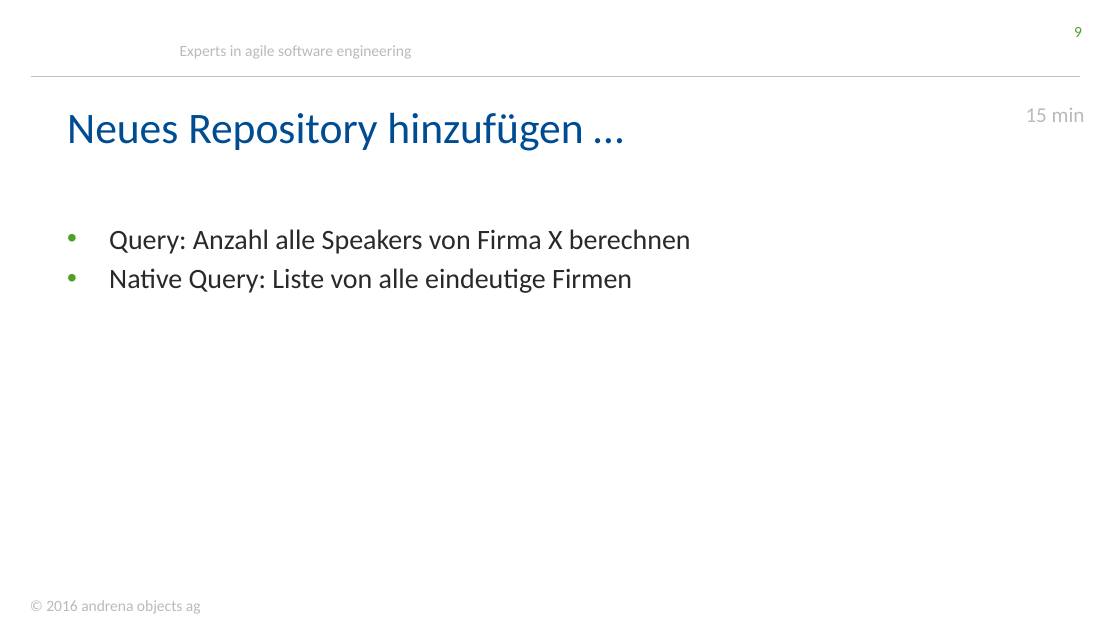
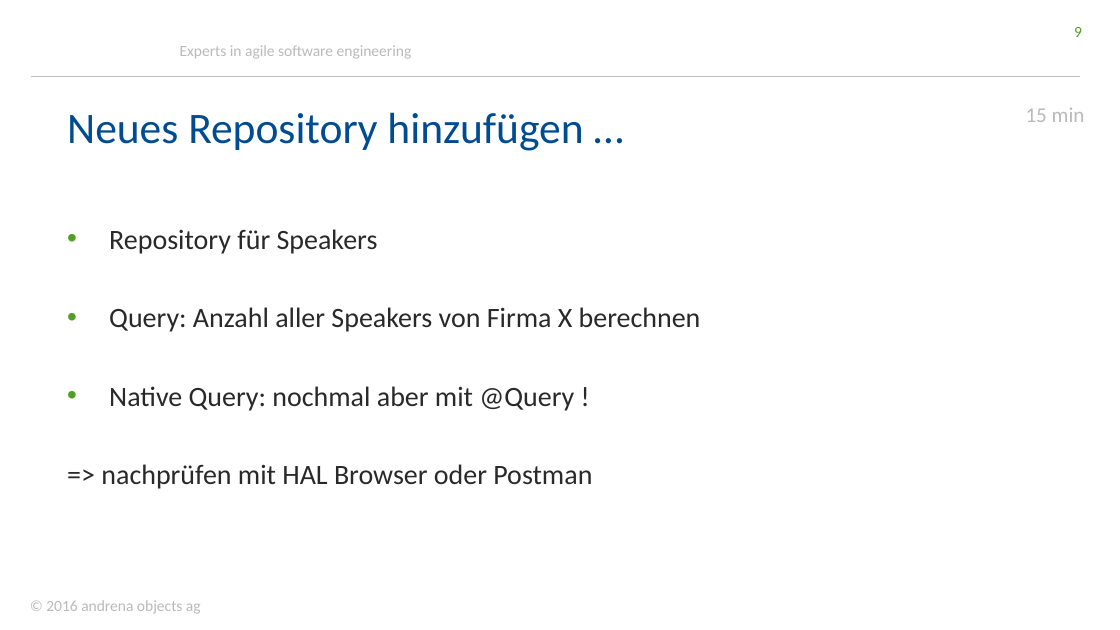
Before and after one commit to stklqt/oop-springboot-springdata-server, a slide deck: slide 9 of slides.pptx. Drawn at 1120x630 pixels with LibreOffice and Linux fonts; fonts in the diff are those of the drawing; background and template pictures are left out. Boxes give left, top, right and bottom in pixels: in the first picture for what was removed or moved away, otherwise in the second. Text is boxed around its words. In the diff, an @@ line names an element or a change of style, - is before the commit and + after.

```diff
--- a/slides.pptx
+++ b/slides.pptx
@@ text at [101,229,701,489]: text changed @@
-• Query: Anzahl alle Speakers von Firma X berechnen
-• Native Query: Liste von alle eindeutige Firmen
+• Repository für Speakers
+• Query: Anzahl aller Speakers von Firma X berechnen
+• Native Query: nochmal aber mit @Query !
+=> nachprüfen mit HAL Browser oder Postman
```
Also in this commit, not shown: 9 other slides changed, 1 slide added.
